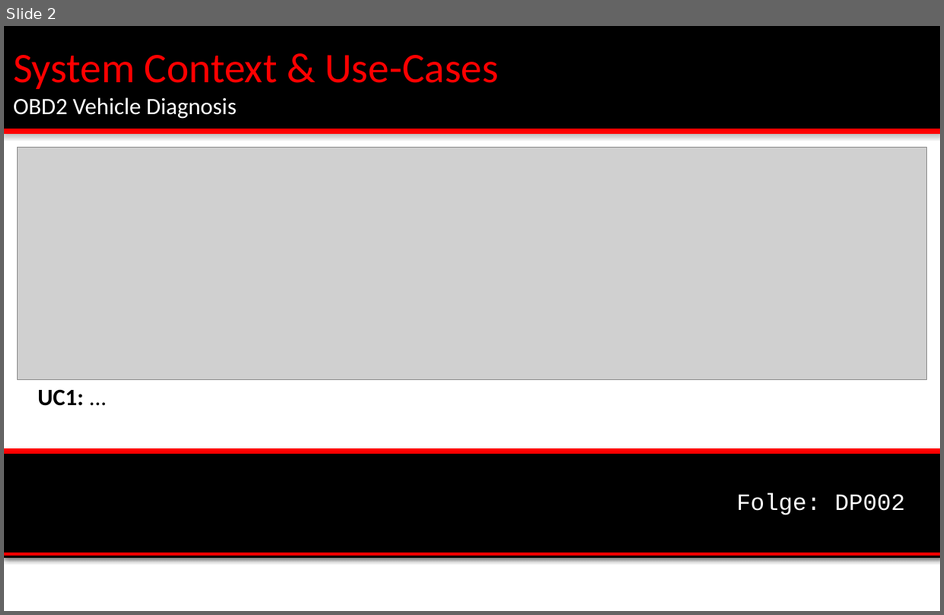
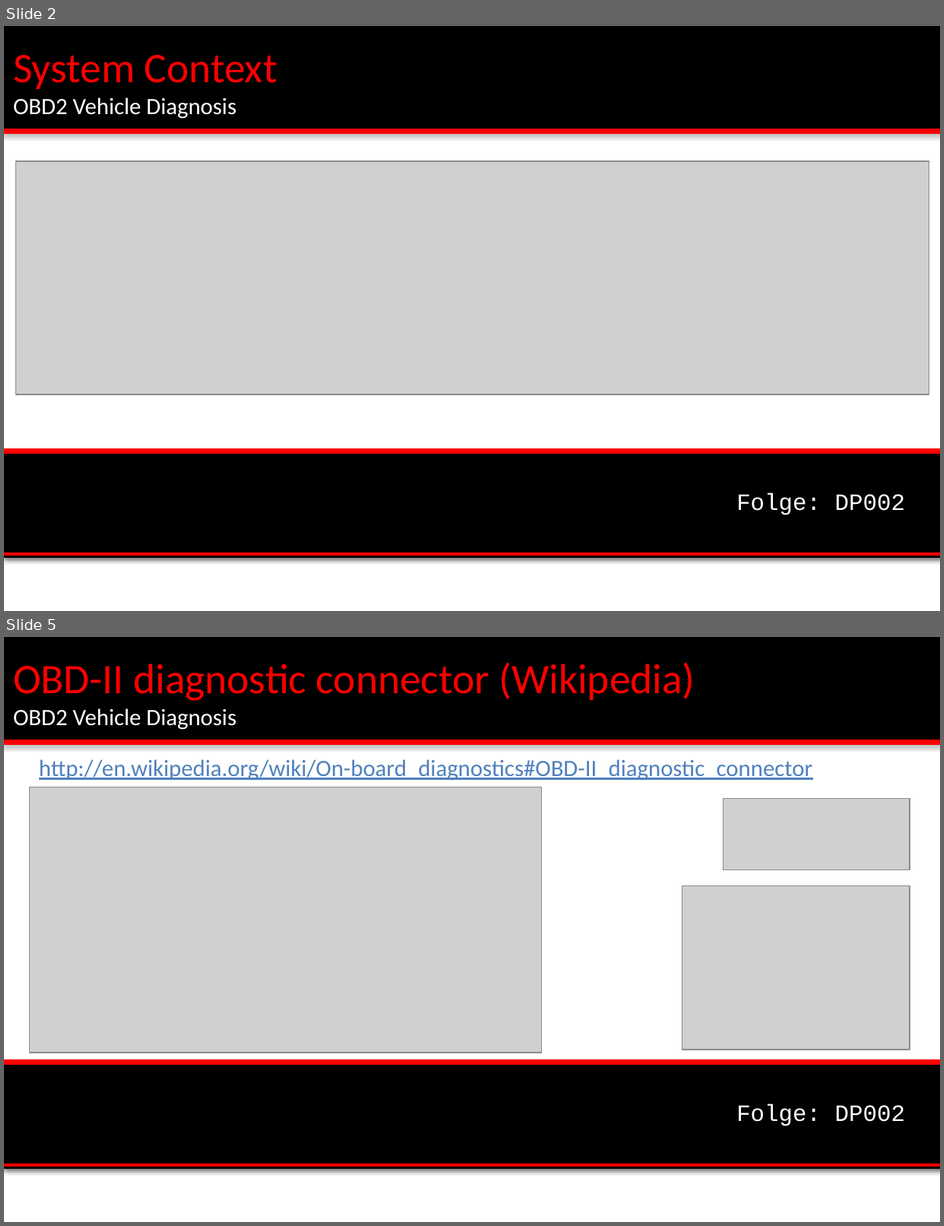
Before and after one commit to msedd/DP002-OBD2_Vehicle_Diagnosis, a slide deck: DP002-Technische_Konzept.ppt. Shown one above the other, each under a label of ours: slide 2 before the commit, slides 2 and 5 after it; the slides between them are not shown. The pictures are 944x615 and 944x1226 pixels, drawn with LibreOffice and Linux fonts; fonts in the diff are those of the drawing; grey boxes stand for pictures; background and template pictures are left out. Boxes give left, top, right and bottom in pixels: in the first picture for what was removed or moved away, otherwise in the second. Text is boxed around its words. In the diff, an @@ line names an element or a change of style, - is before the commit and + after.

```diff
--- a/DP002-Technische_Konzept.ppt
+++ b/DP002-Technische_Konzept.ppt
@@ slide 5 added at (4,637,940,1222), background #FFFFFF; not listed: 6 template elements that a slide beside it also shows @@
@@ title added at (13,662,695,730), 32.4 pt, text #FF0000 @@
+OBD-II diagnostic connector (Wikipedia)
+OBD2 Vehicle Diagnosis
@@ text added at (39,759,813,781), 18 pt, text #4F81BD, underline @@
+http://en.wikipedia.org/wiki/On-board_diagnostics#OBD-II_diagnostic_connector
@@ picture added at (29,787,541,1053) @@
@@ picture added at (723,798,909,870) @@
@@ picture added at (682,886,909,1050) @@
@@ slide 2 changed as well @@
@@ title at (13,55,278,119): text changed; size 32.4 to 18 pt; text colour #FF0000 to #FFFFFF @@
-System Context & Use-Cases
-OBD2 Vehicle Diagnosis
+System Context
+OBD2 Vehicle Diagnosis
@@ picture: place and size @@
-picture at (17,148,927,380)
+picture at (15,162,929,395)
@@ text removed at (37,389,83,406) @@
-UC1: ...
```
Also in this commit, not shown: 3 other slides changed, 5 other slides added, 1 other file.
